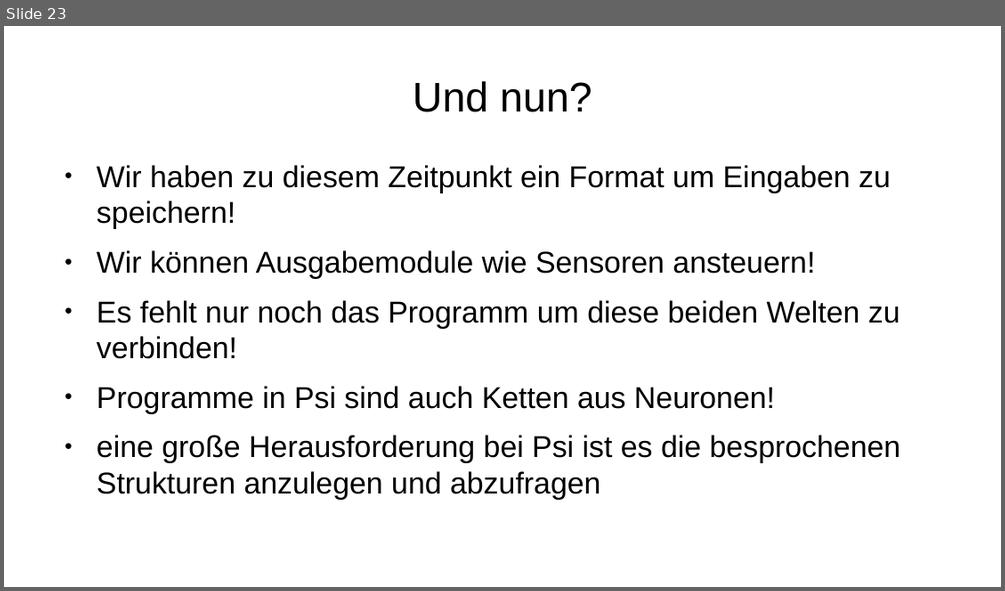
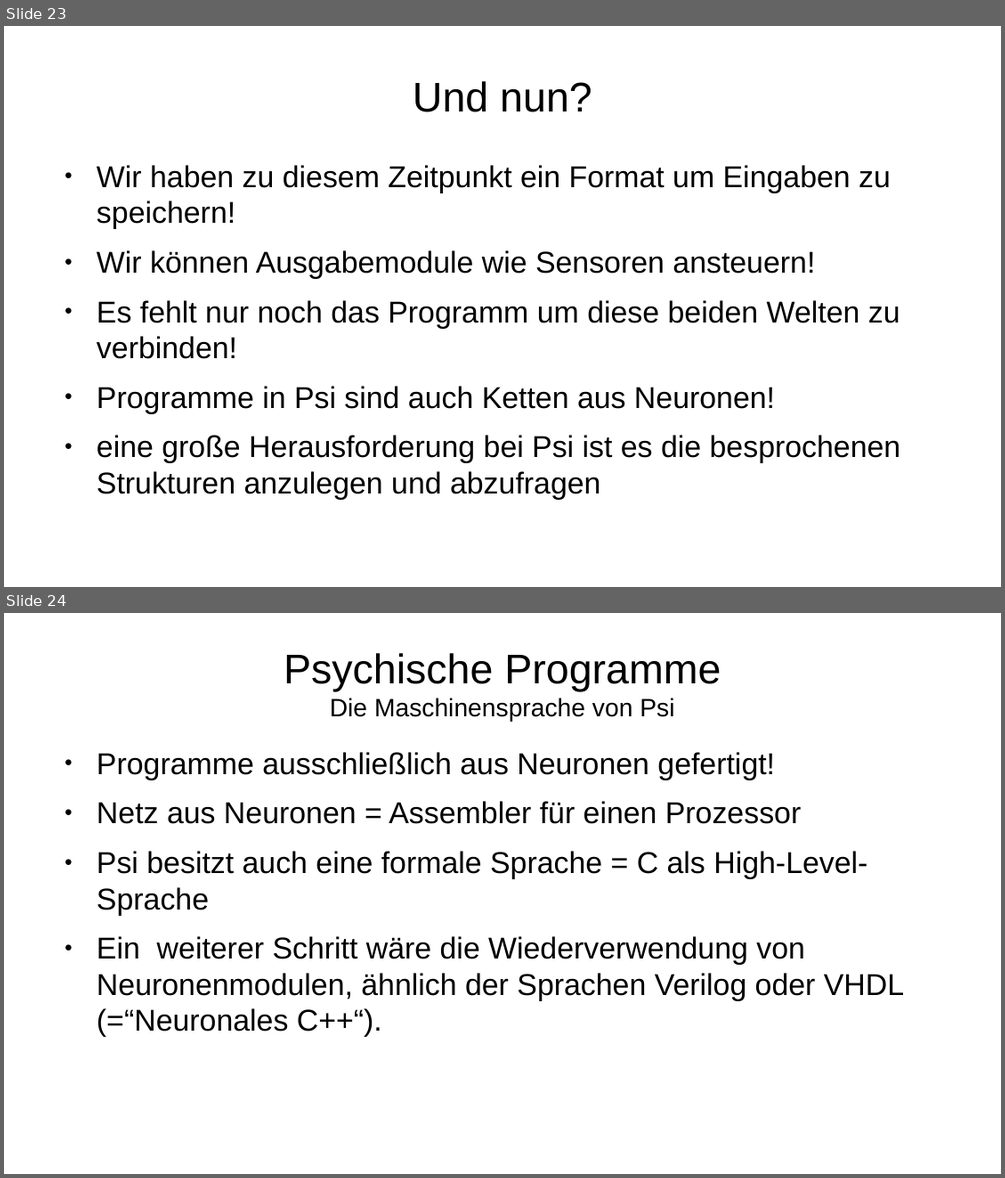
Before and after one commit to Lotes/psi-theorie, a slide deck: presentation.odp. Shown one above the other, each under a label of ours: slide 23 before the commit, slides 23 and 24 after it. The pictures are 1005x591 and 1005x1178 pixels, drawn with LibreOffice and Linux fonts; fonts in the diff are those of the drawing. Boxes give left, top, right and bottom in pixels: in the first picture for what was removed or moved away, otherwise in the second. Text is boxed around its words. In the diff, an @@ line names an element or a change of style, - is before the commit and + after.

```diff
--- a/presentation.odp
+++ b/presentation.odp
@@ slide 24 added at (x1=4, y1=613, x2=1001, y2=1174), background #FFFFFF @@
@@ title added at (x1=283, y1=653, x2=720, y2=722), 20 pt, text #000000 @@
+Psychische Programme
+Die Maschinensprache von Psi
@@ text added at (x1=97, y1=752, x2=904, y2=1037), 24 pt, text #000000 @@
+● Programme ausschließlich aus Neuronen gefertigt!
+● Netz aus Neuronen = Assembler für einen Prozessor
+● Psi besitzt auch eine formale Sprache = C als High-Level-Sprache
+● Ein weiterer Schritt wäre die Wiederverwendung von Neuronenmodulen, ähnlich der Sprachen Verilog oder VHDL (=“Neuronales C++“).
```
Also in this commit, not shown: 6 slides changed, 5 other slides added, 1 slide removed, 1 other file.
